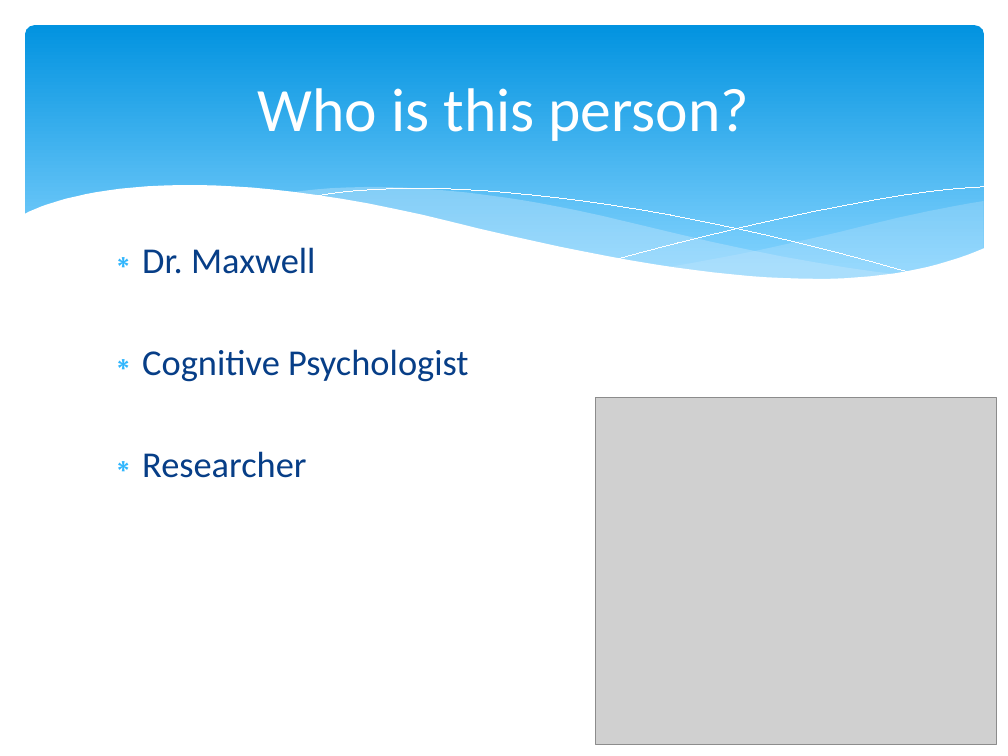
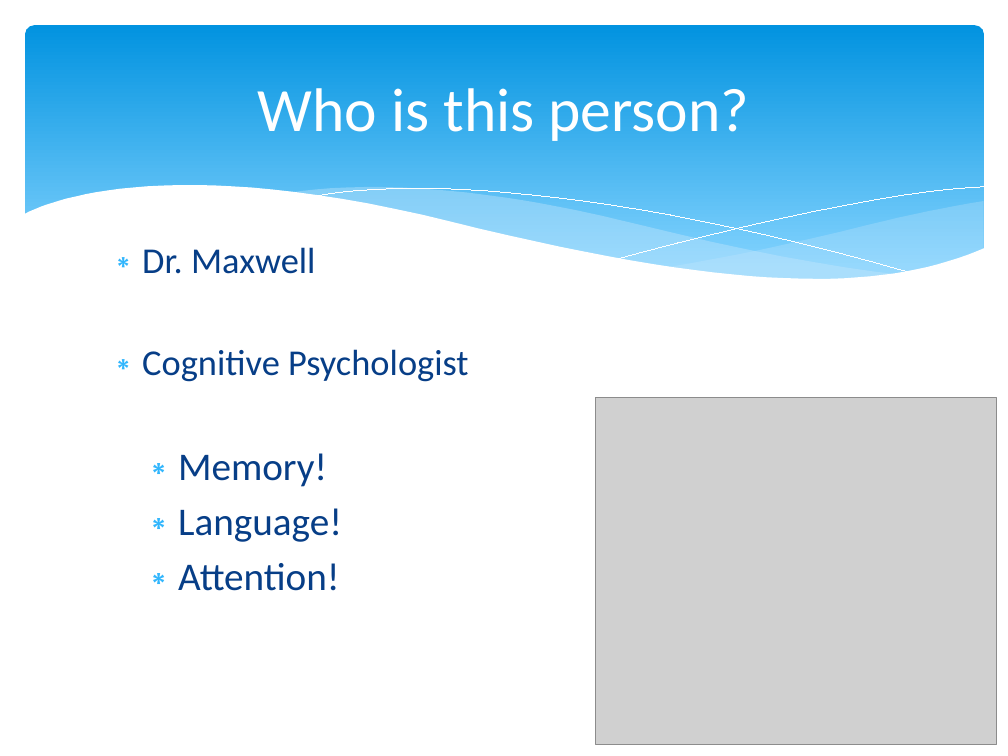
Before and after one commit to npm27/Teaching-Materials, a slide deck: slide 2 of Social Psych/Slides/0 First Day Info.pptx (slide 3 before the commit). Drawn at 1008x756 pixels with LibreOffice and Linux fonts; fonts in the diff are those of the drawing; grey boxes stand for pictures. Boxes give left, top, right and bottom in pixels: in the first picture for what was removed or moved away, otherwise in the second. Text is boxed around its words. In the diff, an @@ line names an element or a change of style, - is before the commit and + after.

```diff
--- a/Social Psych/Slides/0 First Day Info.pptx
+++ b/Social Psych/Slides/0 First Day Info.pptx
@@ text at box(178, 453, 342, 591): text changed; size 26 to 28 pt @@
-∗ Researcher
+  ∗ Memory!
+  ∗ Language!
+  ∗ Attention!
```
Also in this commit, not shown: 4 other slides changed, 3 slides removed, 29 other files.
